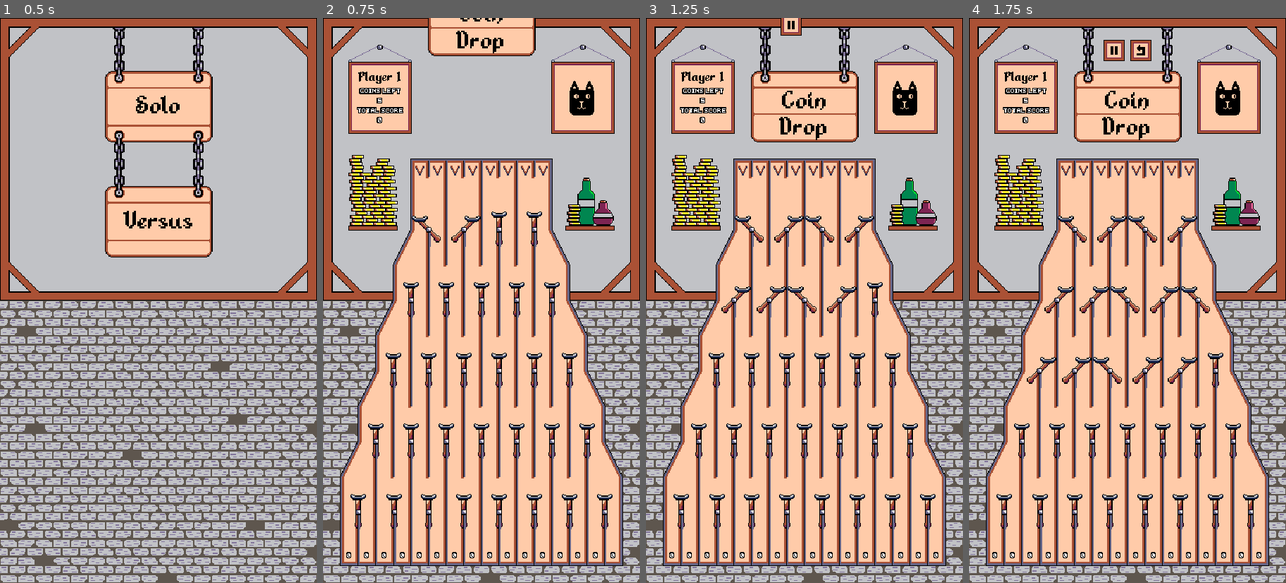
Above: before the commit, frames 1-4 (left to right).
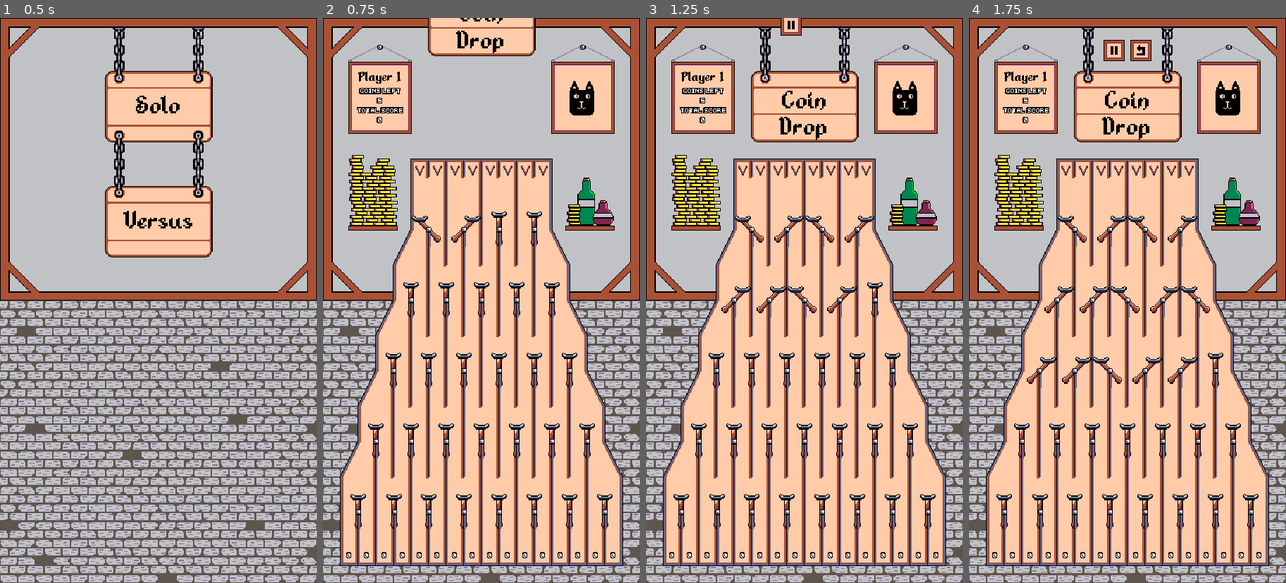
Above: after the commit, the same moments.

Repository: nico-bebop/Coin-Drop
Game: Godot game, scene res://menu/main_menu.tscn
Two runs of this game, one before a commit and one after it. Both use one fixed random seed, a clock stepped at 60 frames per second and the inputs below.
Inputs (mouse positions are in pixels of both pictures, inside the frame that each line leads up to):
- Up to frame 1 (0.5 s): no input
- Up to frame 2 (0.75 s): click "Solo" at 0.5 s
- Up to frame 3 (1.25 s): no input
- Up to frame 4 (1.75 s): move the mouse to (1064, 170) at 1.27 s; click (1064, 170) at 1.35 s

Frame 1 is identical in both runs. In frame 2, 0.5% of the frame differs, in the area x 6-94%, y 25-97%; in frame 3, 0.5%; in frame 4, 0.5%.

Commit message:
Holes with ashes

Diff:
--- a/board/fixed_parts/score_slot.gd
+++ b/board/fixed_parts/score_slot.gd
@@ -47,10 +47,10 @@
 
 
 func clear_label():
-	label.text = str(0)
+	label.text = ""
 	scores = [0, 0, 0, 0]
 
 
 func set_score(value):
 	slot_score = value
-	label.text = str(slot_score)
+	label.text = str(slot_score) if slot_score != 0 else ""
--- a/board/moving_parts/hole.tscn
+++ b/board/moving_parts/hole.tscn
@@ -1,6 +1,7 @@
-[gd_scene load_steps=4 format=2]
+[gd_scene load_steps=5 format=2]
 
-[ext_resource path="res://assets/sprites/icon.png" type="Texture" id=1]
+[ext_resource path="res://assets/sprites/game/hole.png" type="Texture" id=1]
+[ext_resource path="res://assets/sprites/game/ashes.png" type="Texture" id=2]
 
 [sub_resource type="Shader" id=28]
 code = "shader_type canvas_item;
@@ -16,3 +17,6 @@
 [node name="Hole" type="Sprite"]
 material = SubResource( 27 )
 texture = ExtResource( 1 )
+
+[node name="Ashes" type="Sprite" parent="."]
+texture = ExtResource( 2 )
Binary file added: assets/sprites/game/ashes.png
Not shown, added: assets/sprites/game/ashes.png.import
Binary file changed: assets/sprites/game/board.png
Binary file added: assets/sprites/game/hole.png
Not shown, added: assets/sprites/game/hole.png.import
